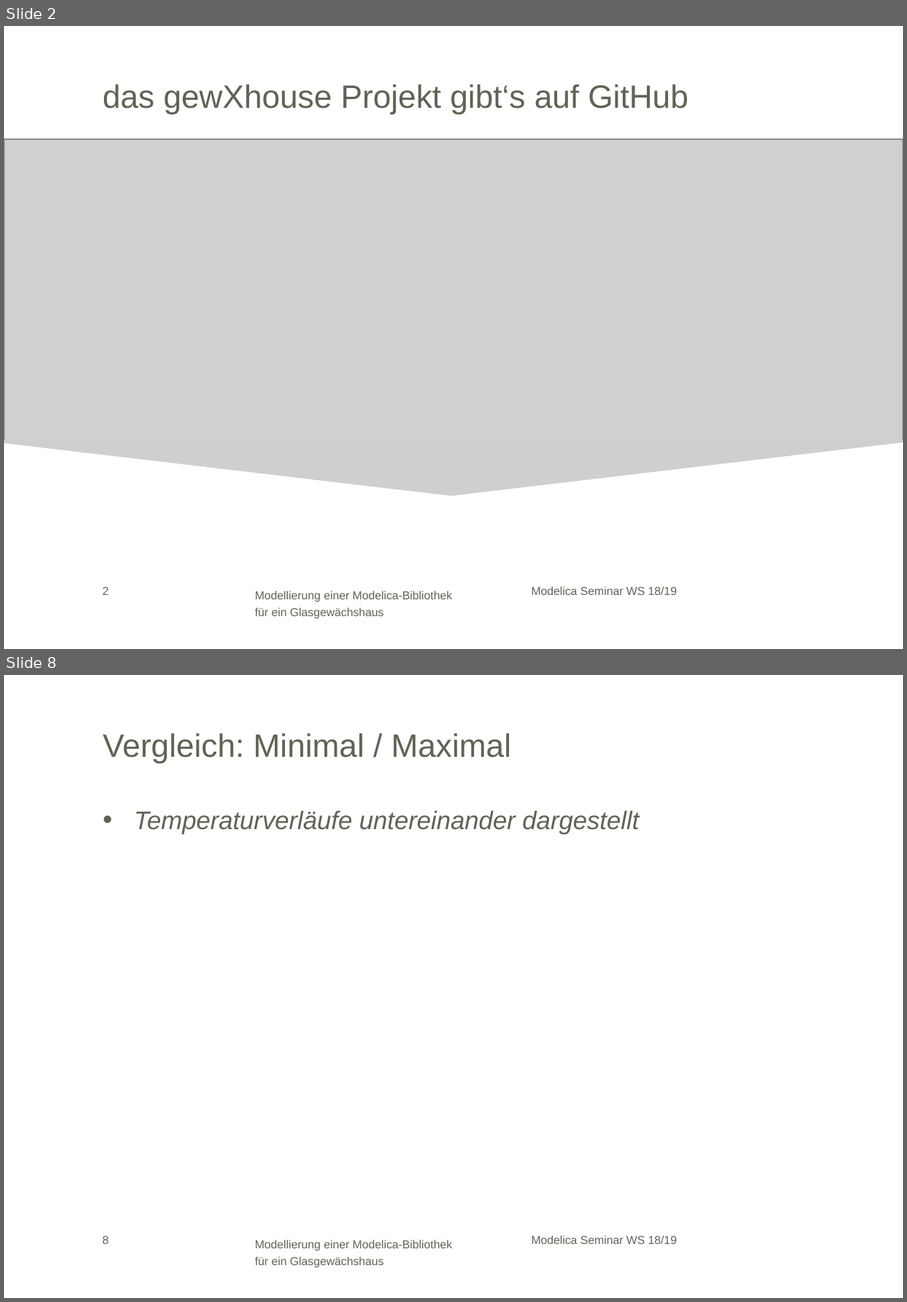
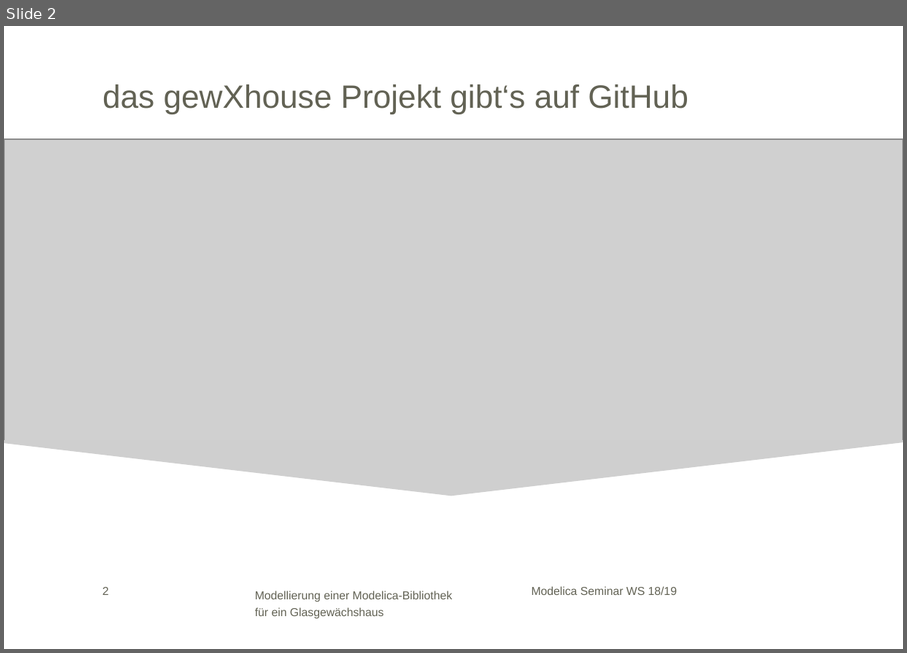
Before and after one commit to HeikoBielik/gewXhouse, a slide deck: Modelica WS 18_19_V3_edited_by_harry.pptx. Shown one above the other, each under a label of ours: slides 2 and 8 before the commit, slide 2 after it; the slides between them are not shown. The pictures are 907x1302 and 907x653 pixels, drawn with LibreOffice and Linux fonts; fonts in the diff are those of the drawing; grey boxes stand for pictures; background and template pictures are left out. Boxes give left, top, right and bottom in pixels: in the first picture for what was removed or moved away, otherwise in the second. Text is boxed around its words. In the diff, an @@ line names an element or a change of style, - is before the commit and + after.

```diff
--- a/Modelica WS 18_19_V3_edited_by_harry.pptx
+++ b/Modelica WS 18_19_V3_edited_by_harry.pptx
@@ slide 8 removed at [4,675,903,1298], background #FFFFFF; not listed: 3 template elements that a slide beside it also shows @@
@@ title removed at [103,733,511,763] @@
-Vergleich: Minimal / Maximal
@@ text removed at [134,811,639,834] @@
-• Temperaturverläufe untereinander dargestellt
```
Also in this commit, not shown: 4 slides changed, 3 slides added, 3 other slides removed.
